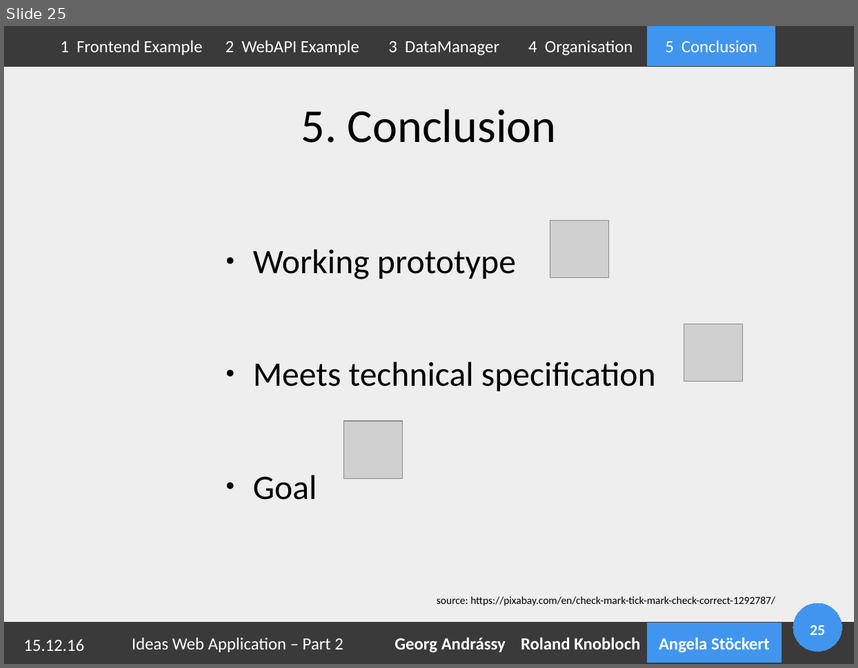
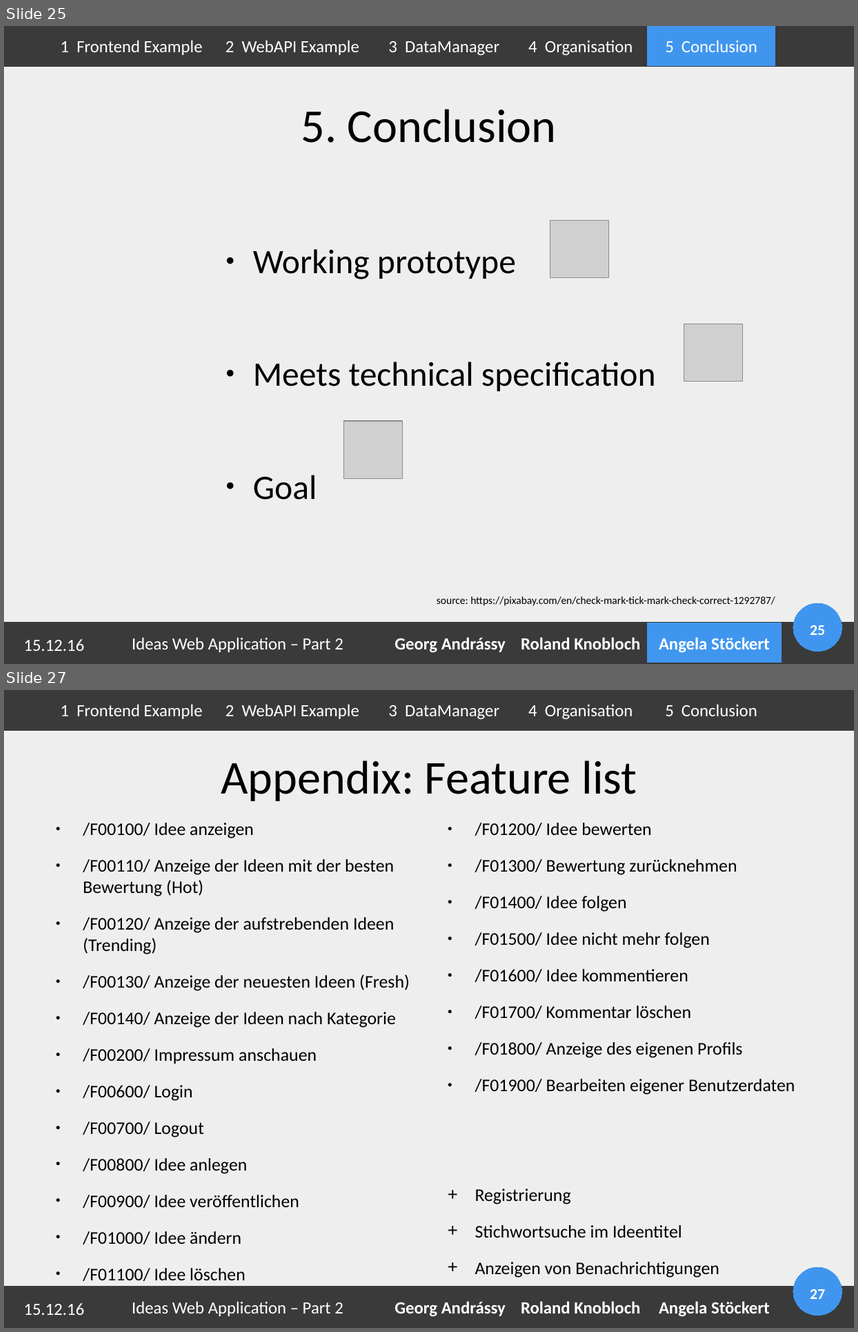
Before and after one commit to Geopras/IdeaWatcher, a slide deck: presentation/part2.odp. Shown one above the other, each under a label of ours: slide 25 before the commit, slides 25 and 27 after it; the slides between them are not shown. The pictures are 858x668 and 858x1332 pixels, drawn with LibreOffice and Linux fonts; fonts in the diff are those of the drawing; grey boxes stand for pictures; background and template pictures are left out. Boxes give left, top, right and bottom in pixels: in the first picture for what was removed or moved away, otherwise in the second. Text is boxed around its words. In the diff, an @@ line names an element or a change of style, - is before the commit and + after.

```diff
--- a/presentation/part2.odp
+++ b/presentation/part2.odp
@@ slide 27 added at (4,690,854,1328), background #FFFFFF; not listed: 6 template elements that a slide beside it also shows @@
@@ rectangle added at (52,690,211,729), fill #3A3A3A, outline #3A3A3A 0 pt, 16 pt, text #FFFFFF @@
+1 Frontend Example
@@ rectangle added at (211,690,375,729), fill #3A3A3A, outline #3A3A3A 0 pt, 16 pt, text #FFFFFF @@
+2 WebAPI Example
@@ rectangle added at (375,690,514,729), fill #3A3A3A, outline #3A3A3A 0 pt, 16 pt, text #FFFFFF @@
+3 DataManager
@@ rectangle added at (514,690,647,729), fill #3A3A3A, outline #3A3A3A 0 pt, 16 pt, text #FFFFFF @@
+4 Organisation
@@ rectangle added at (648,690,775,729), fill #3A3A3A, outline #3A3A3A 0 pt, 16 pt, text #FFFFFF @@
+5 Conclusion
@@ title added at (221,760,637,801), 44 pt, text #000000 @@
+Appendix: Feature list
@@ text added at (83,822,410,1281), 16.6 pt, text #000000 @@
+● /F00100/ Idee anzeigen
+● /F00110/ Anzeige der Ideen mit der besten Bewertung (Hot)
+● /F00120/ Anzeige der aufstrebenden Ideen (Trending)
+● /F00130/ Anzeige der neuesten Ideen (Fresh)
+● /F00140/ Anzeige der Ideen nach Kategorie
+● /F00200/ Impressum anschauen
+● /F00600/ Login
+● /F00700/ Logout
+● /F00800/ Idee anlegen
+● /F00900/ Idee veröffentlichen
+● /F01000/ Idee ändern
+● /F01100/ Idee löschen
@@ text added at (475,822,795,1277), 16.6 pt, text #000000 @@
+● /F01200/ Idee bewerten
+● /F01300/ Bewertung zurücknehmen
+● /F01400/ Idee folgen
+● /F01500/ Idee nicht mehr folgen
+● /F01600/ Idee kommentieren
+● /F01700/ Kommentar löschen
+● /F01800/ Anzeige des eigenen Profils
+● /F01900/ Bearbeiten eigener Benutzerdaten
++ Registrierung
++ Stichwortsuche im Ideentitel
++ Anzeigen von Benachrichtigungen
@@ rectangle added at (128,1287,346,1326), fill #3A3A3A, outline #3A3A3A 0 pt, 16 pt, text #FFFFFF @@
+Ideas Web Application – Part 2
@@ rectangle added at (387,1287,514,1326), fill #3A3A3A, outline #3A3A3A 0 pt, 16 pt, text #FFFFFF, bold @@
+Georg Andrássy
@@ rectangle added at (514,1287,647,1326), fill #3A3A3A, outline #3A3A3A 0 pt, 16 pt, text #FFFFFF, bold @@
+Roland Knobloch
@@ rectangle added at (648,1287,782,1326), fill #3A3A3A, outline #3A3A3A 0 pt, 16 pt, text #FFFFFF, bold @@
+Angela Stöckert
```
Also in this commit, not shown: 7 slides changed, 2 other files.
